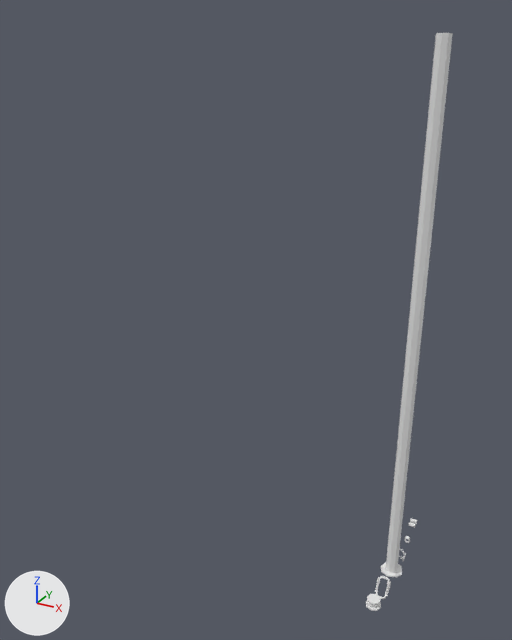
Before and after pictures for a commit that changed the FBX model Modeling/Entities/PlayerSkinModels/propsAll.fbx.
Both versions are drawn from a 50 mm camera at (17.7, -19.3, 20.0) aimed at (5.9, 2.3, 9.2). The axes (+X, +Y, +Z) are drawn at lower left. The lights are the same throughout. The older version comes first. Where no turn or scale is listed for an object, it has been applied to the vertices.

Names of what the first picture shows: 'Bandolier', 'LeprechaunHat', 'pCylinder14'.
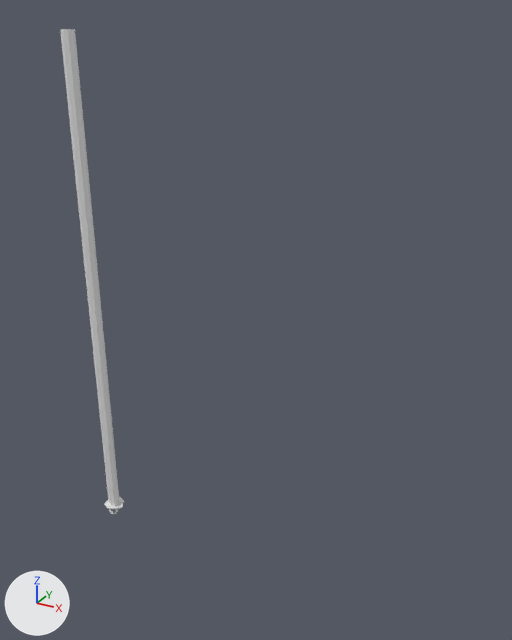
The change, as a diff of the scene's bpy script:
```diff
--- a/Modeling/Entities/PlayerSkinModels/propsAll.fbx.py
+++ b/Modeling/Entities/PlayerSkinModels/propsAll.fbx.py
@@ ob_pcylinder14 @@
 ob_pcylinder14 = bpy.data.objects.new('pCylinder14', me_mesh_002)
-ob_pcylinder14.location = (12.0, 2.0, 0.0)
+ob_pcylinder14.location = (0.0, 0.0, 0.0)
@@ ob_leprechaunhat @@
 ob_leprechaunhat = bpy.data.objects.new('LeprechaunHat', me_mesh)
-ob_leprechaunhat.location = (12.0, 0.0, 0.0)
+ob_leprechaunhat.location = (0.0, 0.0, 0.0)
@@ ob_bandolier @@
 ob_bandolier = bpy.data.objects.new('Bandolier', me_mesh_001)
-ob_bandolier.location = (12.0, 1.0, 0.0)
+ob_bandolier.location = (0.0, 0.0, 0.0)
```

Where the change shows, as pixel boxes (x1, y1, x2, y2) in the pictures (512 x 640 px):
'pCylinder14', moved
    before: (381, 33, 453, 577)
    after: (60, 29, 124, 509)
'LeprechaunHat', moved (not visible afterwards)
    before: (366, 594, 381, 611)
'Bandolier', moved
    before: (375, 576, 391, 599)
    after: (109, 498, 121, 514)
